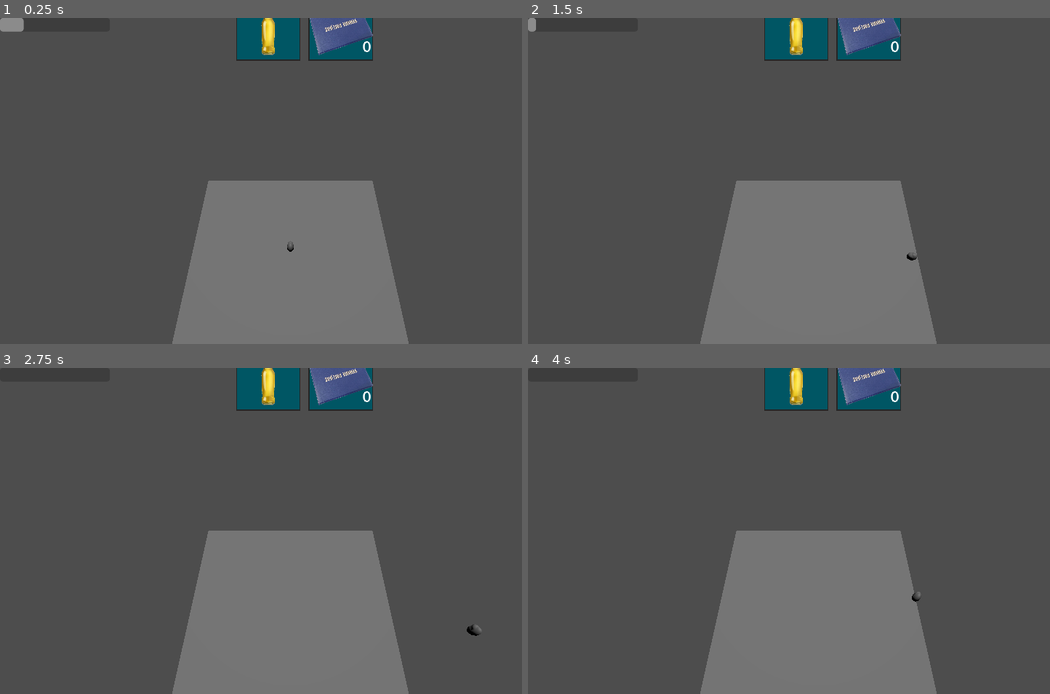
Above: before the commit, frames 1-4 (two rows, left to right).
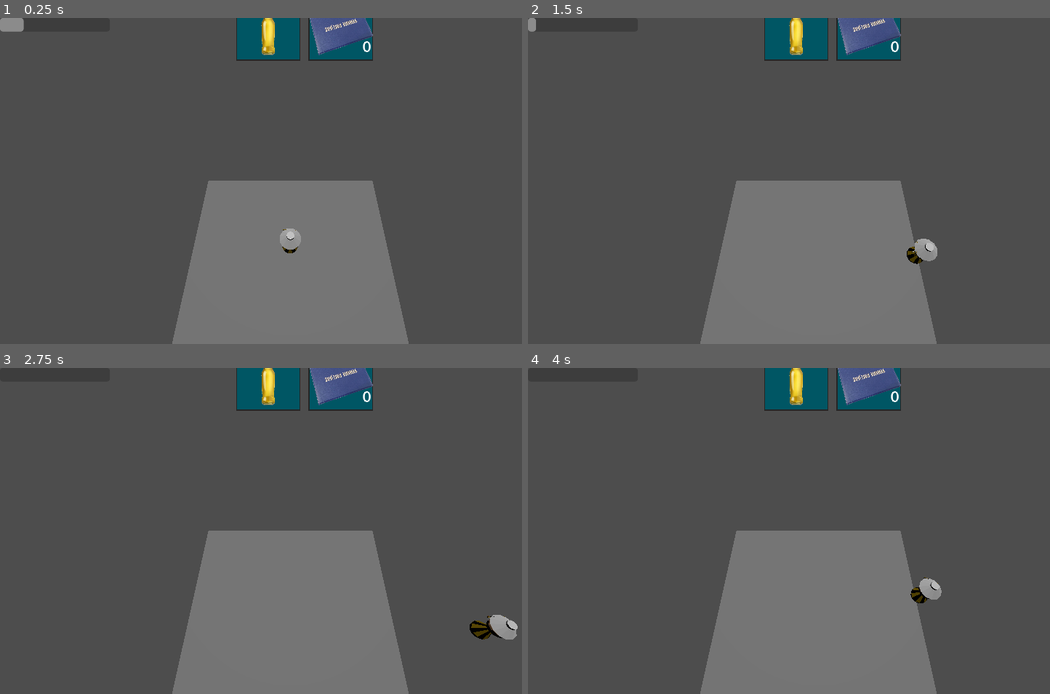
Above: after the commit, the same moments.

Repository: dueip/2024f_gamejam_misis
Game: Godot game, scene res://test_room.tscn
Same seed, same stepped clock (60 frames per second), same inputs: the game is played once before the commit and once after it.
Inputs (mouse positions are in pixels of both pictures, inside the frame that each line leads up to):
- Up to frame 1 (0.25 s): no input
- Up to frame 2 (1.5 s): tap Enter at 0.5 s; move the mouse to (945, 164) at 0.52 s; hold D (character_right) 0.53-1.28 s; tap Space (character_dash) at 0.6 s; click (945, 164) at 0.67 s; move the mouse to (700, 197) at 1.27 s; hold S (character_back) from 1.28 s (still down); tap Shift (character_run) at 1.35 s
- Up to frame 3 (2.75 s): move the mouse to (349, 459) at 2.02 s; release S (character_back) at 2.03 s; hold D (character_right) from 2.03 s (still down); tap Space (character_dash) at 2.1 s
- Up to frame 4 (4 s): move the mouse to (789, 596) at 2.77 s; release D (character_right) at 2.78 s; hold W (character_up) 2.78-3.53 s; tap Shift (character_run) at 2.85 s; click (789, 596) at 2.92 s; move the mouse to (992, 579) at 3.52 s; hold A (character_left) from 3.53 s (still down); tap Space (character_dash) at 3.6 s

The runs differ from the first frame. In frame 1, 0.2% of the frame differs, in the area x 53-58%, y 64-73%; in frame 2, 0.3%; in frame 3, 0.5%, in the area x 89-100%, y 75-84%; in frame 4, 0.3%.

Commit message:
feat: Добавить 3д модель игрока

Diff:
--- a/character.gd
+++ b/character.gd
@@ -135,7 +135,7 @@
 	if did_player_win:
 		print("Player won!")
 	else:
-		print("Player lost!")
+		print("Player lostr!")
 
 	current_minigame = null
 	is_in_minigame = false
--- a/character.tscn
+++ b/character.tscn
@@ -1,10 +1,11 @@
-[gd_scene load_steps=8 format=3 uid="uid://ca4ode1cog4je"]
+[gd_scene load_steps=9 format=3 uid="uid://ca4ode1cog4je"]
 
 [ext_resource type="Script" path="res://character.gd" id="1_s7r02"]
 [ext_resource type="PackedScene" uid="uid://cbkrux0053i8c" path="res://bar/progress_bar.tscn" id="2_5nwxr"]
 [ext_resource type="Resource" uid="uid://12cfv8iouicg" path="res://stamina_resource.tres" id="2_roinp"]
 [ext_resource type="Script" path="res://StaminaLoseResource.gd" id="3_cif5q"]
 [ext_resource type="PackedScene" uid="uid://b78nmta87loqj" path="res://inventory/inventory_ui.tscn" id="4_6ojq5"]
+[ext_resource type="PackedScene" uid="uid://ct62gqlhtgtlg" path="res://assets/DrugConsumer.glb" id="6_2xxda"]
 
 [sub_resource type="Resource" id="Resource_71j2l"]
 script = ExtResource("3_cif5q")
@@ -28,16 +29,12 @@
 [node name="CollisionShape3D" type="CollisionShape3D" parent="."]
 shape = SubResource("CapsuleShape3D_2pkr1")
 
-[node name="Body" type="CSGSphere3D" parent="."]
-transform = Transform3D(0.875486, 0, 0, 0, 2.02668, 0, 0, 0, 1.14442, 0, 0, 0)
-
-[node name="CSGSphere3D" type="CSGSphere3D" parent="Body"]
-transform = Transform3D(0.903285, 0, 0, 0, 0.493418, 0, 0, 0, 0.873805, 0, 0.173532, 0.126051)
-
 [node name="DashTimer" type="Timer" parent="."]
 
 [node name="StaminaBar" parent="." instance=ExtResource("2_5nwxr")]
 show_percentage = false
 resource = ExtResource("2_roinp")
 
+[node name="Body" parent="." instance=ExtResource("6_2xxda")]
+
 [connection signal="timeout" from="DashTimer" to="." method="_on_dash_timer_timeout"]
--- a/control_buttons.gd
+++ b/control_buttons.gd
@@ -9,7 +9,6 @@
 	text_label.push_outline_size(10)
 	text_label.append_text("[center]")
 	text_label.append_text(button_name)
-	#text_label.append_text("[/center]")
 	text_label.pop()
 	text_label.pop()
 	text_label.pop()
--- a/project.godot
+++ b/project.godot
@@ -12,7 +12,7 @@
 
 config/name="misis_gamejam_2024f"
 run/main_scene="res://test_room.tscn"
-config/features=PackedStringArray("4.2", "Forward Plus")
+config/features=PackedStringArray("4.1", "Forward Plus")
 config/icon="res://icon.svg"
 
 [input]
Binary file added: assets/DrugConsumer.glb
Not shown, added: assets/DrugConsumer.glb.import
